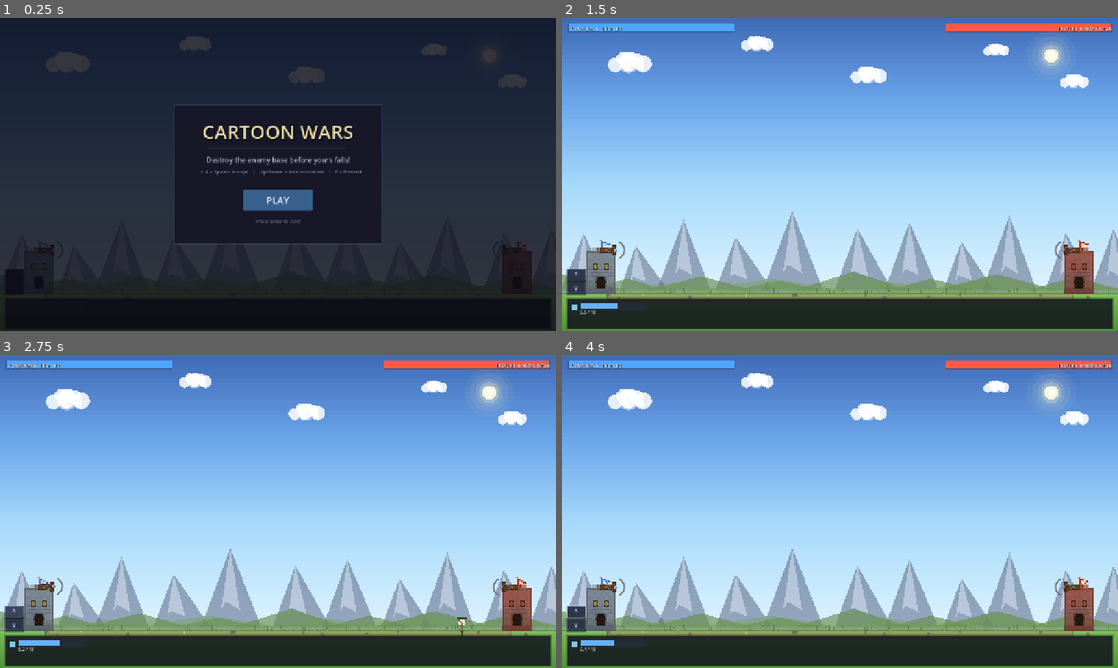
Above: before the commit, frames 1-4 (two rows, left to right).
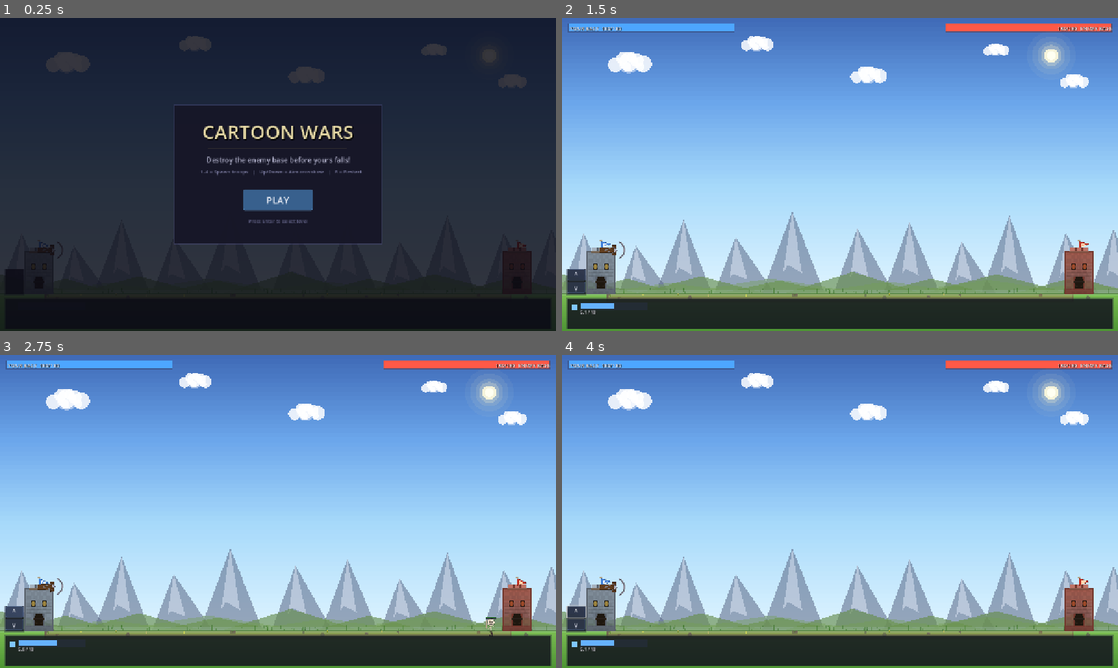
Above: after the commit, the same moments.

Repository: Caspian-X/cartoon-wars
Game: Godot game, scene res://scenes/main.tscn
Same seed, same stepped clock (60 frames per second), same inputs: the game is played once before the commit and once after it.
Inputs (mouse positions are in pixels of both pictures, inside the frame that each line leads up to):
- Up to frame 1 (0.25 s): no input
- Up to frame 2 (1.5 s): click "PLAY" at 0.5 s; click (840, 155) at 1.25 s, where only the run after the commit has a clickable "The Beginning Repel the enemy…"
- Up to frame 3 (2.75 s): click "^" at 2 s
- Up to frame 4 (4 s): click "v" at 2.75 s; tap Enter at 3.5, 3.6 s; move the mouse to (962, 495) at 3.52 s; hold Up from 3.53 s (still down); click (962, 495) at 3.67 s; tap R at 3.8 s

The runs differ from the first frame. In frame 1, less than 0.1% of the frame differs, in the area x 44-92%, y 64-76%; in frame 2, 0.1%; in frame 3, 0.2%, in the area x 3-94%, y 71-95%; in frame 4, less than 0.1%.

Commit message:
added a level

Diff:
--- a/scripts/base.gd
+++ b/scripts/base.gd
@@ -6,6 +6,7 @@
 var side: String = "player"
 var hp: float = 180.0
 var max_hp: float = 180.0
+var has_crossbow: bool = true
 var crossbow_angle: float = 0.0
 var fire_timer: float = 0.6
 
@@ -22,6 +23,7 @@
 	max_hp = p_max_hp
 	hp = p_max_hp
 	if side == "enemy":
+		has_crossbow = false
 		_dark = Color(0.62, 0.35, 0.30)
 		_light = Color(0.75, 0.45, 0.40)
 		_trim = Color(0.45, 0.22, 0.18)
@@ -35,6 +37,8 @@
 
 
 func update_crossbow(dt: float, target: Troop, _ground_y: float, pivot: Vector2) -> void:
+	if not has_crossbow:
+		return
 	fire_timer -= dt
 	if fire_timer <= 0.0:
 		fire_timer = 1.4 + randf_range(-0.15, 0.15)
@@ -160,7 +164,8 @@
 	draw_line(Vector2(-22.0, top - 1.0), Vector2(22.0, top - 1.0), Color(1.0, 1.0, 1.0, 0.1), 1.0)
 
 	_draw_flag(top)
-	_draw_crossbow(top)
+	if has_crossbow:
+		_draw_crossbow(top)
 
 
 func _draw_flag(top: float) -> void:
--- a/scripts/game.gd
+++ b/scripts/game.gd
@@ -18,6 +18,7 @@
 const CROSSBOW_DMG := 7.0
 
 const STATE_MENU := "menu"
+const STATE_LEVEL_SELECT := "level_select"
 const STATE_PLAYING := "playing"
 const STATE_OVER := "over"
 
@@ -54,6 +55,32 @@
 	},
 ]
 
+const ENEMY_TROOP_TYPES: Array = [
+	{
+		"key": "golem", "name": "Golem", "cost": 4, "hp": 80.0, "dmg": 10.0,
+		"atk_interval": 1.2, "range": 0.022, "speed": 0.06, "weapon": "melee",
+		"scale": 0.17, "foot_offset": 0.93,
+	},
+	{
+		"key": "skeleton", "name": "Skeleton", "cost": 3, "hp": 18.0, "dmg": 7.0,
+		"atk_interval": 1.0, "range": 0.14, "speed": 0.10, "weapon": "bow",
+		"scale": 0.13, "foot_offset": 0.93,
+	},
+	{
+		"key": "imp", "name": "Imp", "cost": 5, "hp": 20.0, "dmg": 10.0,
+		"atk_interval": 1.0, "range": 0.14, "speed": 0.12, "weapon": "magic",
+		"scale": 0.10, "foot_offset": 0.93,
+	},
+]
+
+const LEVELS: Array = [
+	{
+		"id": 1, "name": "The Beginning",
+		"desc": "Repel the enemy's monstrous forces!",
+		"enemy_types": [0, 1, 2],
+	},
+]
+
 var state: String = STATE_MENU
 var player_hp: float = BASE_MAX_HP
 var enemy_hp: float = BASE_MAX_HP
@@ -63,6 +90,8 @@
 var projectiles: Array[Projectile] = []
 var ai_timer: float = 0.0
 var time_sec: float = 0.0
+var current_level_data: Dictionary = LEVELS[0]
+var current_enemy_types: Array = LEVELS[0]["enemy_types"]
 
 var _player_base: Base
 var _enemy_base: Base
@@ -100,6 +129,8 @@
 	_hud.aim_changed.connect(_on_aim_changed)
 	_hud.start_requested.connect(start_game)
 	_hud.menu_requested.connect(_show_menu)
+	_hud.level_select_requested.connect(_on_level_select_requested)
+	_hud.level_selected.connect(_on_level_selected)
 	add_child(_hud)
 
 	_reset_round()
@@ -110,6 +141,26 @@
 	state = STATE_MENU
 	_reset_round()
 	_hud.show_menu()
+	_hud.hide_level_select()
+
+
+func _on_level_select_requested() -> void:
+	state = STATE_LEVEL_SELECT
+	_hud.show_level_select(LEVELS)
+
+
+func _on_level_selected(level_id: int) -> void:
+	_hud.hide_level_select()
+	start_level(level_id)
+
+
+func start_level(level_id: int) -> void:
+	for lvl in LEVELS:
+		if lvl["id"] == level_id:
+			current_level_data = lvl
+			current_enemy_types = lvl["enemy_types"]
+			break
+	start_game()
 
 
 func _reset_round() -> void:
@@ -145,6 +196,7 @@
 	_reset_round()
 	state = STATE_PLAYING
 	_hud.hide_menu()
+	_hud.hide_level_select()
 	_hud.hide_result()
 	_hud.set_gameplay_visible(true)
 
@@ -206,9 +258,7 @@
 			troop.update_visuals(dt, time_sec)
 
 	var p_target: Troop = _nearest_crossbow_target("player")
-	var e_target: Troop = _nearest_crossbow_target("enemy")
 	_player_base.update_crossbow(dt, p_target, GROUND_Y, _cb_pivot(_player_base))
-	_enemy_base.update_crossbow(dt, e_target, GROUND_Y, _cb_pivot(_enemy_base))
 	_player_base.queue_redraw()
 	_enemy_base.queue_redraw()
 
@@ -336,16 +386,18 @@
 		return
 	ai_timer = 0.0
 	var affordable: Array[int] = []
-	for i in TROOP_TYPES.size():
-		if float(TROOP_TYPES[i].get("cost", 0)) <= ai_mana:
+	for i in current_enemy_types.size():
+		var type_idx: int = current_enemy_types[i]
+		if float(ENEMY_TROOP_TYPES[type_idx].get("cost", 0)) <= ai_mana:
 			affordable.append(i)
 	if affordable.is_empty():
 		return
 	if randf() > 0.72:
 		return
 	var weights: Array[float] = []
-	for i in affordable:
-		weights.append(3.0 if float(TROOP_TYPES[i].get("cost", 0)) <= 4.0 else 1.0)
+	for j in affordable:
+		var cost: float = float(ENEMY_TROOP_TYPES[current_enemy_types[j]].get("cost", 0))
+		weights.append(3.0 if cost <= 4.0 else 1.0)
 	var total: float = 0.0
 	for w in weights:
 		total += float(w)
@@ -356,8 +408,9 @@
 			pick = affordable[i]
 			break
 		r -= float(weights[i])
-	ai_mana -= float(TROOP_TYPES[pick].get("cost", 0))
-	_spawn_troop("enemy", pick)
+	var chosen_type: int = current_enemy_types[pick]
+	ai_mana -= float(ENEMY_TROOP_TYPES[chosen_type].get("cost", 0))
+	_spawn_enemy_troop(chosen_type)
 
 
 func _spawn_troop(side: String, type_idx: int) -> Troop:
@@ -368,6 +421,14 @@
 	return t
 
 
+func _spawn_enemy_troop(type_idx: int) -> Troop:
+	var t := Troop.new()
+	t.setup("enemy", type_idx, ENEMY_TROOP_TYPES[type_idx])
+	_troop_layer.add_child(t)
+	troops.append(t)
+	return t
+
+
 func try_spawn(type_idx: int) -> void:
 	if state != STATE_PLAYING:
 		return
@@ -391,7 +452,9 @@
 func _unhandled_input(event: InputEvent) -> void:
 	if state == STATE_MENU:
 		if event is InputEventKey and event.pressed and event.keycode == KEY_ENTER:
-			start_game()
+			_on_level_select_requested()
+		return
+	if state == STATE_LEVEL_SELECT:
 		return
 	if event is InputEventKey and event.pressed:
 		match event.keycode:
--- a/scripts/hud.gd
+++ b/scripts/hud.gd
@@ -5,6 +5,8 @@
 signal aim_changed(delta: float)
 signal start_requested()
 signal menu_requested()
+signal level_select_requested()
+signal level_selected(level_id: int)
 
 var _root: Control
 var _player_bar_container: Control
@@ -19,6 +21,7 @@
 var _mana_label: Label
 var _troop_buttons: Array = []
 var _menu_overlay: Control
+var _level_select_overlay: Control
 var _result_overlay: Control
 var _result_title: Label
 var _result_sub: Label
@@ -43,6 +46,7 @@
 	_build_bottom_tray()
 	_build_aim_buttons()
 	_build_menu_overlay()
+	_build_level_select_overlay()
 	_build_result_overlay()
 	show_menu()
 
@@ -298,17 +302,100 @@
 	play.add_theme_stylebox_override("normal", _btn_sb(Color(0.25, 0.45, 0.65, 0.8), Color(0.40, 0.60, 0.80, 0.5)))
 	play.add_theme_stylebox_override("pressed", _btn_sb(Color(0.35, 0.55, 0.75, 0.9), Color(0.50, 0.70, 0.90, 0.6)))
 	play.add_theme_stylebox_override("hover", _btn_sb(Color(0.30, 0.50, 0.70, 0.85), Color(0.45, 0.65, 0.85, 0.55)))
-	play.pressed.connect(_on_play)
+	play.pressed.connect(_on_menu_play)
 	panel.add_child(play)
 
 	var hint := Label.new()
-	hint.text = "Press Enter to start"
+	hint.text = "Press Enter to select level"
 	hint.position = Vector2(0.0, 260.0)
 	hint.size = Vector2(480.0, 24.0)
 	hint.horizontal_alignment = HORIZONTAL_ALIGNMENT_CENTER
 	hint.add_theme_font_size_override("font_size", 11)
 	hint.add_theme_color_override("font_color", Color(0.40, 0.40, 0.55))
 	panel.add_child(hint)
+
+
+func _build_level_select_overlay() -> void:
+	_level_select_overlay = Control.new()
+	_level_select_overlay.set_anchors_preset(Control.PRESET_FULL_RECT)
+	_level_select_overlay.visible = false
+	_root.add_child(_level_select_overlay)
+	var dim := ColorRect.new()
+	dim.set_anchors_preset(Control.PRESET_FULL_RECT)
+	dim.color = Color(0.04, 0.04, 0.08, 0.82)
+	_level_select_overlay.add_child(dim)
+
+	var panel := _styled_panel(
+		Vector2(VIEW_W * 0.5 - 240.0, VIEW_H * 0.5 - 160.0),
+		Vector2(480.0, 320.0),
+		Color(0.08, 0.08, 0.14, 0.92),
+		Color(0.30, 0.30, 0.50, 0.4),
+		2.0
+	)
+	panel.name = "LevelSelectPanel"
+	_level_select_overlay.add_child(panel)
+
+	var title := Label.new()
+	title.text = "SELECT LEVEL"
+	title.position = Vector2(0.0, 24.0)
+	title.size = Vector2(480.0, 50.0)
+	title.horizontal_alignment = HORIZONTAL_ALIGNMENT_CENTER
+	title.add_theme_font_size_override("font_size", 32)
+	title.add_theme_color_override("font_color", Color(0.90, 0.85, 0.65))
+	title.add_theme_color_override("font_shadow_color", Color(0, 0, 0, 0.9))
+	title.add_theme_constant_override("shadow_offset_x", 2)
+	title.add_theme_constant_override("shadow_offset_y", 2)
+	panel.add_child(title)
+
+	_level_select_overlay.set_meta("panel", panel)
+	_level_select_overlay.set_meta("btn_start_y", 90.0)
+
+
+func show_level_select(levels: Array) -> void:
+	_menu_overlay.visible = false
+	_result_overlay.visible = false
+	_level_select_overlay.visible = true
+	set_gameplay_visible(false)
+	_rebuild_level_buttons(levels)
+
+
+func hide_level_select() -> void:
+	_level_select_overlay.visible = false
+
+
+func _rebuild_level_buttons(levels: Array) -> void:
+	var panel: Control = _level_select_overlay.get_meta("panel")
+	for c in panel.get_children():
+		if c is Button:
+			c.queue_free()
+	var y: float = float(_level_select_overlay.get_meta("btn_start_y"))
+	for lvl in levels:
+		var btn := Button.new()
+		btn.size = Vector2(320.0, 48.0)
+		btn.position = Vector2(80.0, y)
+		var lvl_name: String = String(lvl.get("name", "Level %d" % lvl.get("id", 0)))
+		var lvl_desc: String = String(lvl.get("desc", ""))
+		btn.text = "%s\n%s" % [lvl_name, lvl_desc]
+		btn.add_theme_font_size_override("font_size", 14)
+		btn.add_theme_color_override("font_color", Color(0.90, 0.90, 0.95))
+		btn.add_theme_stylebox_override("normal", _btn_sb(Color(0.18, 0.20, 0.32, 0.8), Color(0.30, 0.35, 0.55, 0.4)))
+		btn.add_theme_stylebox_override("pressed", _btn_sb(Color(0.28, 0.30, 0.45, 0.9), Color(0.40, 0.45, 0.65, 0.5)))
+		btn.add_theme_stylebox_override("hover", _btn_sb(Color(0.23, 0.25, 0.38, 0.85), Color(0.35, 0.40, 0.60, 0.45)))
+		var lid: int = int(lvl.get("id", 1))
+		btn.pressed.connect(_on_level_btn.bind(lid))
+		panel.add_child(btn)
+		y += 56.0
+
+
+func _on_level_btn(level_id: int) -> void:
+	hide_level_select()
+	level_selected.emit(level_id)
+
+
+func _on_menu_play() -> void:
+	hide_menu()
+	hide_result()
+	level_select_requested.emit()
 
 
 func _build_result_overlay() -> void:
@@ -391,6 +478,7 @@
 
 func show_menu() -> void:
 	_menu_overlay.visible = true
+	_level_select_overlay.visible = false
 	_result_overlay.visible = false
 	set_gameplay_visible(false)
 
--- a/scripts/troop.gd
+++ b/scripts/troop.gd
@@ -91,6 +91,18 @@
 			body_col = Color(0.65, 0.18, 0.18)
 			wpn_col = Color(0.70, 0.70, 0.75)
 			acc_col = Color(0.90, 0.75, 0.20)
+		"golem":
+			body_col = Color(0.35, 0.35, 0.40)
+			wpn_col = Color(0.45, 0.40, 0.35)
+			acc_col = Color(0.70, 0.20, 0.10)
+		"skeleton":
+			body_col = Color(0.85, 0.82, 0.75)
+			wpn_col = Color(0.60, 0.55, 0.45)
+			acc_col = Color(0.50, 0.30, 0.20)
+		"imp":
+			body_col = Color(0.50, 0.10, 0.15)
+			wpn_col = Color(0.90, 0.55, 0.10)
+			acc_col = Color(0.80, 0.20, 0.10)
 		_:
 			body_col = Color(0.25, 0.45, 0.75)
 			wpn_col = Color(0.55, 0.50, 0.45)
@@ -137,6 +149,16 @@
 		draw_rect(Rect2(bx - 4.0 * fact, neck_y + 1.0 * fact, 8.0 * fact, body_len - 2.0 * fact), Color(0.35, 0.18, 0.50, 0.4))
 		draw_line(Vector2(bx - 3.0 * fact, neck_y + 2.0), Vector2(bx + 3.0 * fact, neck_y + body_len - 2.0), Color(0.7, 0.6, 0.5, 0.2), 1.0)
 		draw_line(Vector2(bx + 3.0 * fact, neck_y + 2.0), Vector2(bx - 3.0 * fact, neck_y + body_len - 2.0), Color(0.7, 0.6, 0.5, 0.2), 1.0)
+	if key == "golem":
+		draw_rect(Rect2(bx - 5.0 * fact, neck_y + 1.0 * fact, 10.0 * fact, body_len - 2.0 * fact), Color(0, 0, 0, 0.15))
+		draw_rect(Rect2(bx - 5.0 * fact, neck_y + 1.0 * fact, 10.0 * fact, body_len - 2.0 * fact), body_col, false, 1.5)
+	if key == "skeleton":
+		draw_circle(head_c + Vector2(-3.0 * fact, -1.0 * fact), 1.5 * fact, Color(0.1, 0.1, 0.1, 0.8))
+		draw_circle(head_c + Vector2(3.0 * fact, -1.0 * fact), 1.5 * fact, Color(0.1, 0.1, 0.1, 0.8))
+		draw_line(head_c + Vector2(-3.0 * fact, 4.0 * fact), head_c + Vector2(3.0 * fact, 4.0 * fact), Color(0.1, 0.1, 0.1, 0.6), 1.0)
+	if key == "imp":
+		draw_line(head_c + Vector2(-3.0 * fact, -head_r), head_c + Vector2(-6.0 * fact, -head_r - 5.0 * fact), Color(0.3, 0.05, 0.05), 2.0 * fact)
+		draw_line(head_c + Vector2(3.0 * fact, -head_r), head_c + Vector2(6.0 * fact, -head_r - 5.0 * fact), Color(0.3, 0.05, 0.05), 2.0 * fact)
 
 	var shldr := Vector2(bx, neck_y + body_len * 0.15)
 	var hip := Vector2(bx, neck_y + body_len * 0.75)
@@ -199,6 +221,27 @@
 			draw_line(hand + Vector2(-2.0 * fact * facing, -3.0 * fact), hand + Vector2(-2.0 * fact * facing, 3.0 * fact), acol, 2.0 * fact)
 			draw_line(hand, hand - Vector2(3.0 * fact * facing, 0.0), Color(0.35, 0.25, 0.18), 2.0 * fact)
 			draw_circle(tip, 1.0, Color(0.85, 0.85, 0.90))
+		"golem":
+			var tip := hand + Vector2(12.0 * fact * facing, -4.0 * fact)
+			draw_line(hand, tip, Color(0.50, 0.45, 0.40), max(2.0, 3.0 * fact))
+			draw_circle(tip, 3.0 * fact, Color(0.45, 0.40, 0.35))
+		"skeleton":
+			var bow_mid := hand + Vector2(4.0 * facing * fact, 0.0)
+			var bow_top := bow_mid + Vector2(0.0, -10.0 * fact)
+			var bow_bot := bow_mid + Vector2(0.0, 10.0 * fact)
+			draw_line(bow_top, bow_bot, Color(0.70, 0.65, 0.55), 2.0 * fact)
+			draw_arc(bow_mid, 11.0 * fact, -1.3, 1.3, 8, Color(0.75, 0.70, 0.60), 1.5 * fact)
+			draw_line(hand + Vector2(2.0 * facing * fact, 0.0), bow_top + Vector2(0.0, 1.0), Color(0.6, 0.6, 0.6, 0.7), 1.0)
+			draw_line(hand + Vector2(2.0 * facing * fact, 0.0), bow_bot + Vector2(0.0, -1.0), Color(0.6, 0.6, 0.6, 0.7), 1.0)
+		"imp":
+			var staff_top := hand + Vector2(-5.0 * facing * fact, -10.0 * fact)
+			var staff_bot := hand + Vector2(2.0 * facing * fact, 8.0 * fact)
+			draw_line(staff_bot, staff_top, Color(0.40, 0.20, 0.15), 2.0 * fact)
+			draw_circle(staff_top, 4.0 * fact, Color(0.90, 0.40, 0.10, 0.4))
+			draw_circle(staff_top, 2.5 * fact, Color(0.90, 0.55, 0.10))
+			if not flash:
+				draw_circle(staff_top + Vector2(facing * 3.0 * fact, -2.0 * fact), 1.5 * fact, Color(1.0, 0.7, 0.2, 0.9))
+				draw_circle(staff_top + Vector2(facing * -1.0 * fact, 3.0 * fact), 1.0 * fact, Color(0.9, 0.5, 0.1, 0.6))
 
 
 func _bar_w() -> float:
Not shown, changed: gamespec.md
